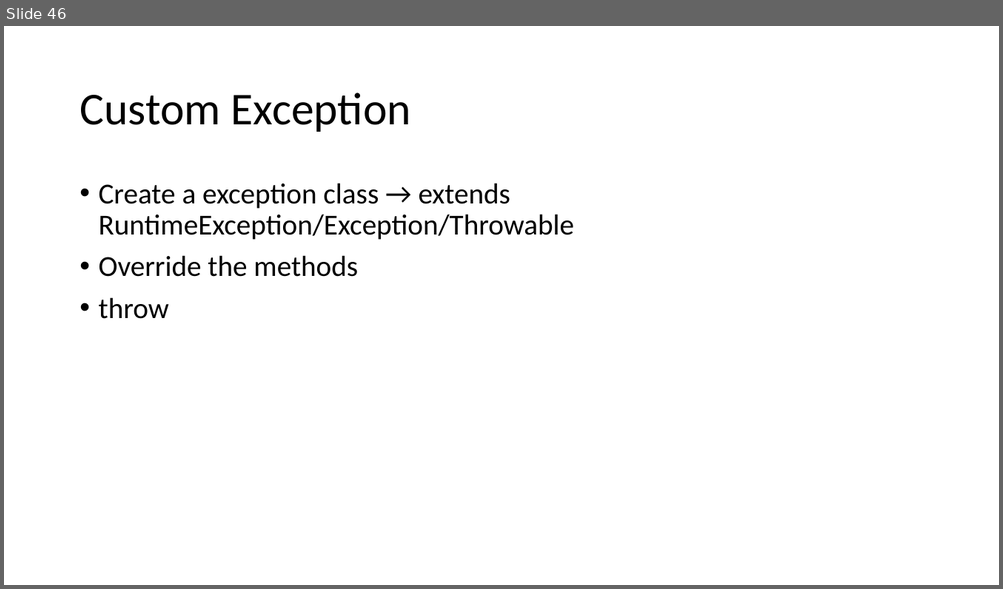
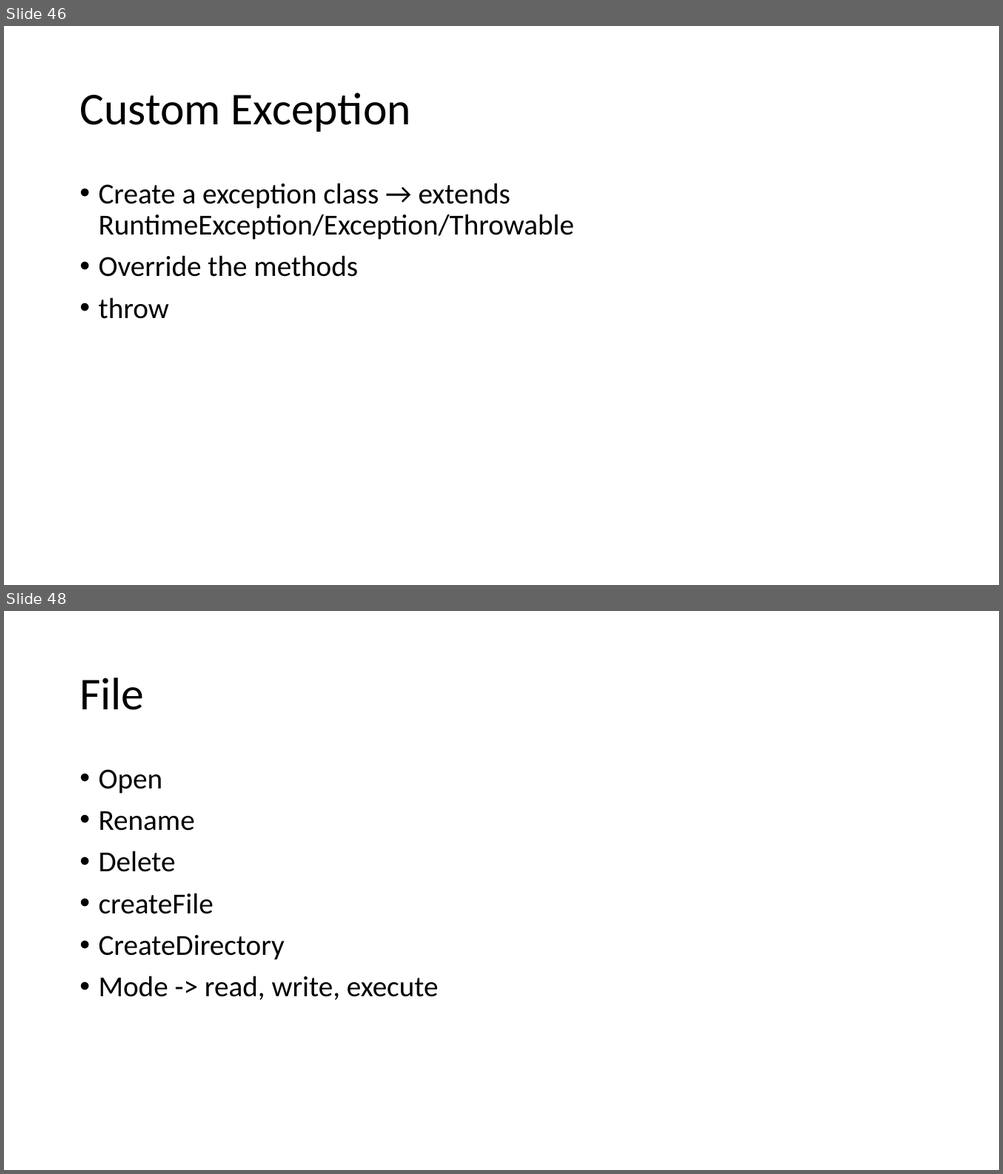
Before and after one commit to caprepo/java-jul, a slide deck: Java.pptx. Shown one above the other, each under a label of ours: slide 46 before the commit, slides 46 and 48 after it; the slides between them are not shown. The pictures are 1003x589 and 1003x1174 pixels, drawn with LibreOffice and Linux fonts; fonts in the diff are those of the drawing. Boxes give left, top, right and bottom in pixels: in the first picture for what was removed or moved away, otherwise in the second. Text is boxed around its words. In the diff, an @@ line names an element or a change of style, - is before the commit and + after.

```diff
--- a/Java.pptx
+++ b/Java.pptx
@@ slide 48 added at (4,611,999,1170), background #FFFFFF @@
@@ title added at (79,678,144,710), 44 pt, text #000000 @@
+File
@@ text added at (99,769,438,1000), 28 pt, text #000000 @@
+• Open
+• Rename
+• Delete
+• createFile
+• CreateDirectory
+• Mode -> read, write, execute
```
Also in this commit, not shown: 13 other slides added, 1 other file.
